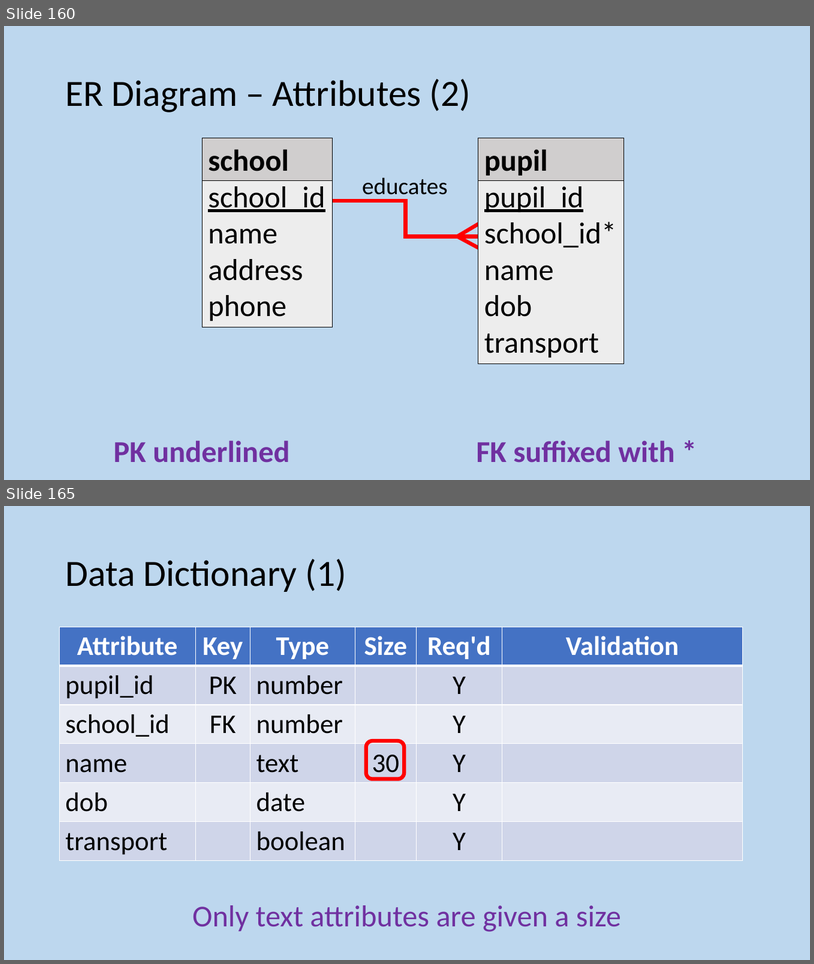
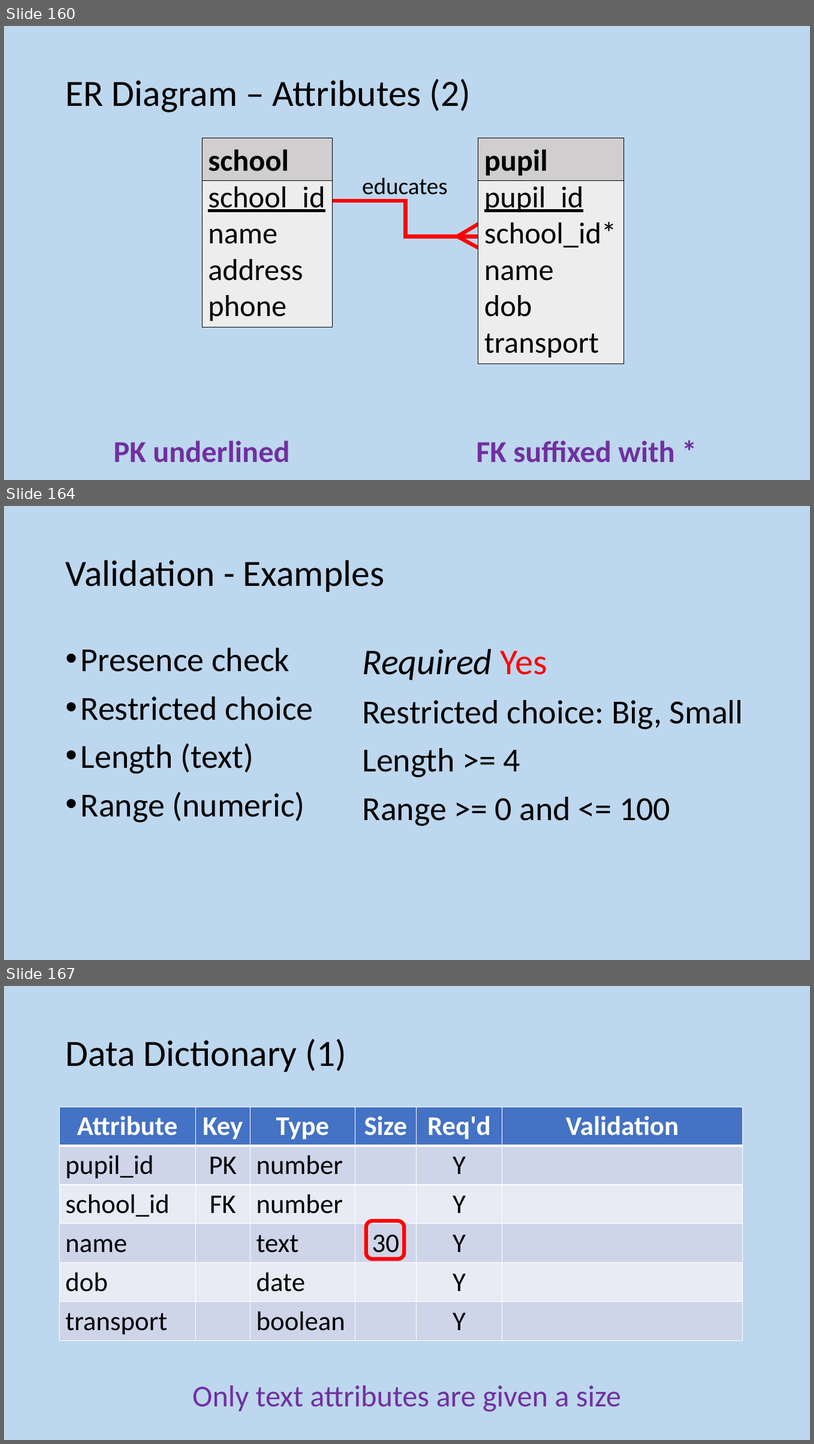
Before and after one commit to MrFriendCS/MrFriendCS.github.io, a slide deck: n5/ddd/N5 CS DDD Slides.pptx. Shown one above the other, each under a label of ours: slides 160 and 165 before the commit, slides 160, 164 and 167 after it; the slides between them are not shown. The pictures are 814x964 and 814x1444 pixels, drawn with LibreOffice and Linux fonts; fonts in the diff are those of the drawing. Boxes give left, top, right and bottom in pixels: in the first picture for what was removed or moved away, otherwise in the second. Text is boxed around its words. In the diff, an @@ line names an element or a change of style, - is before the commit and + after.

```diff
--- a/n5/ddd/N5 CS DDD Slides.pptx
+++ b/n5/ddd/N5 CS DDD Slides.pptx
@@ slide 164 added at (4, 506, 810, 960), background #BDD7EE @@
@@ title added at (65, 560, 384, 592), 44 pt, text #000000 @@
+Validation - Examples
@@ text added at (81, 648, 314, 822), 40 pt, text #000000 @@
+• Presence check
+• Restricted choice
+• Length (text)
+• Range (numeric)
@@ text added at (363, 649, 744, 826), 40 pt, text #000000 @@
+Required Yes
+Restricted choice: Big, Small
+Length >= 4
+Range >= 0 and <= 100
@@ what was slide 165 is now slide 167 @@
```
Also in this commit, not shown: 15 slides changed, 7 other slides added, 4 other files.
